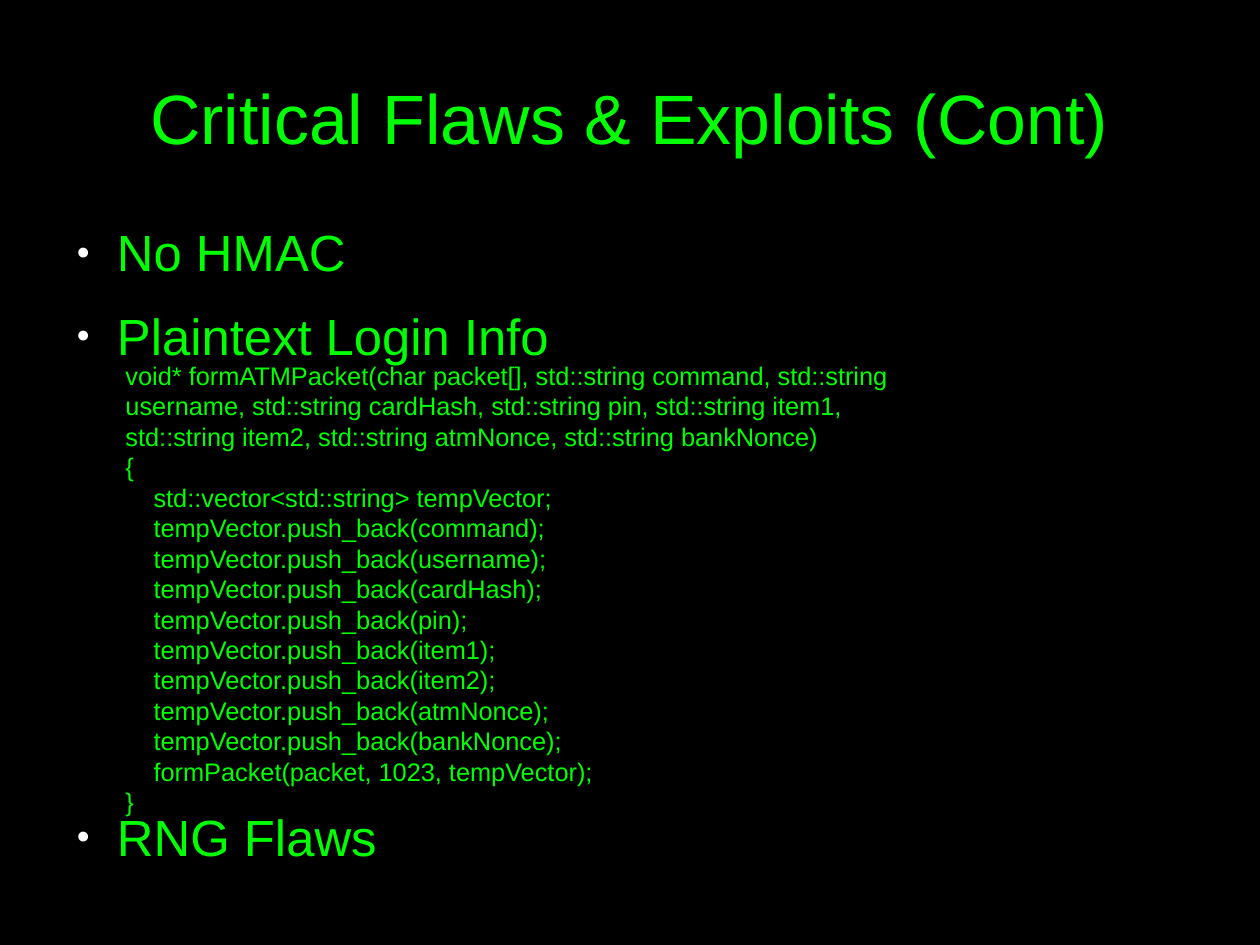
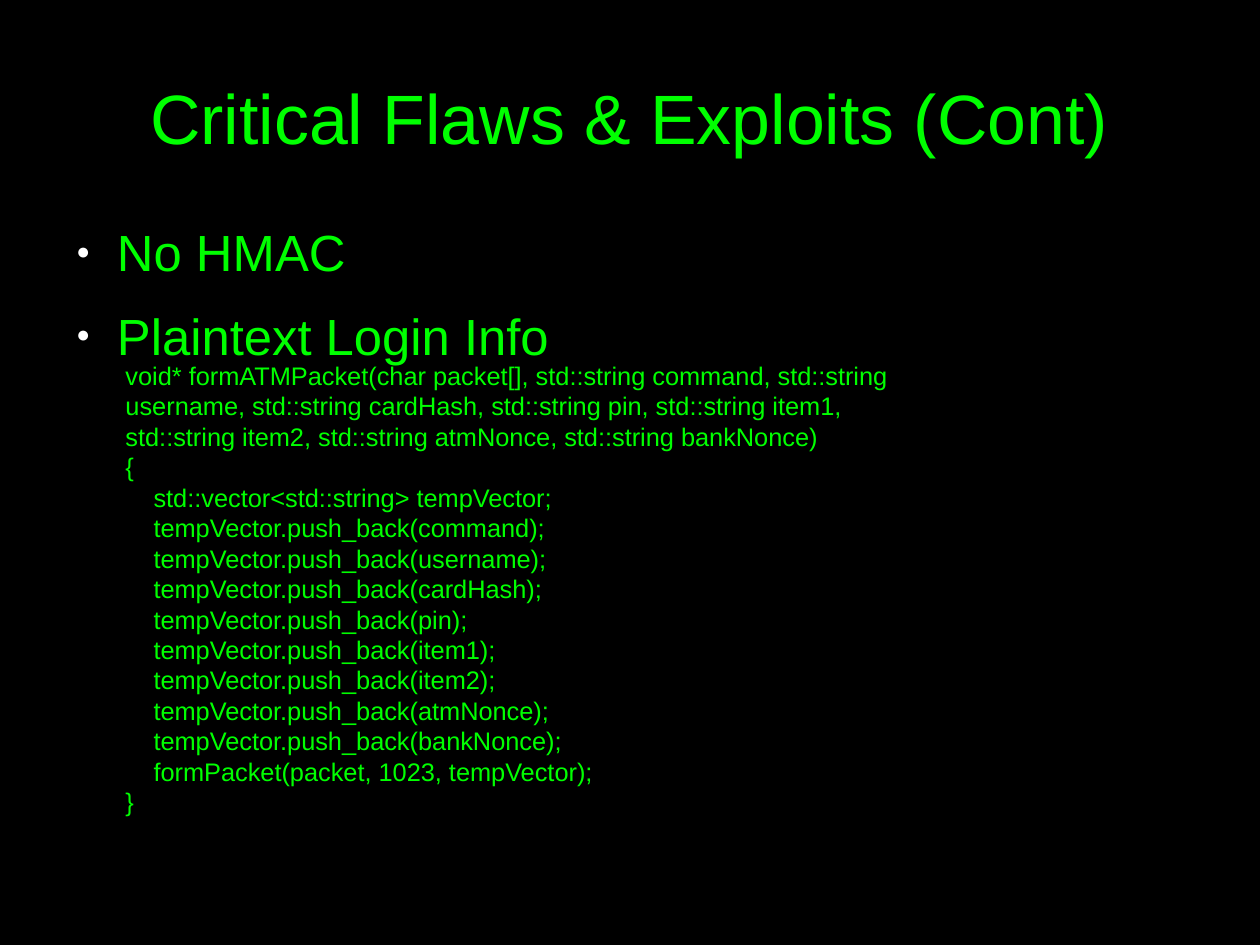
Before and after one commit to c00w/Crypto-Final-Project, a slide deck: slide 10 of Attack Presentation.odp. Drawn at 1260x945 pixels with LibreOffice and Linux fonts; fonts in the diff are those of the drawing. Boxes give left, top, right and bottom in pixels: in the first picture for what was removed or moved away, otherwise in the second. Text is boxed around its words. In the diff, an @@ line names an element or a change of style, - is before the commit and + after.

```diff
--- a/Attack Presentation.odp
+++ b/Attack Presentation.odp
@@ text at (x1=117, y1=815, x2=377, y2=857): paragraph removed @@
-● RNG Flaws
```
Also in this commit, not shown: 2 slides added, 1 slide removed, 2 other files.
